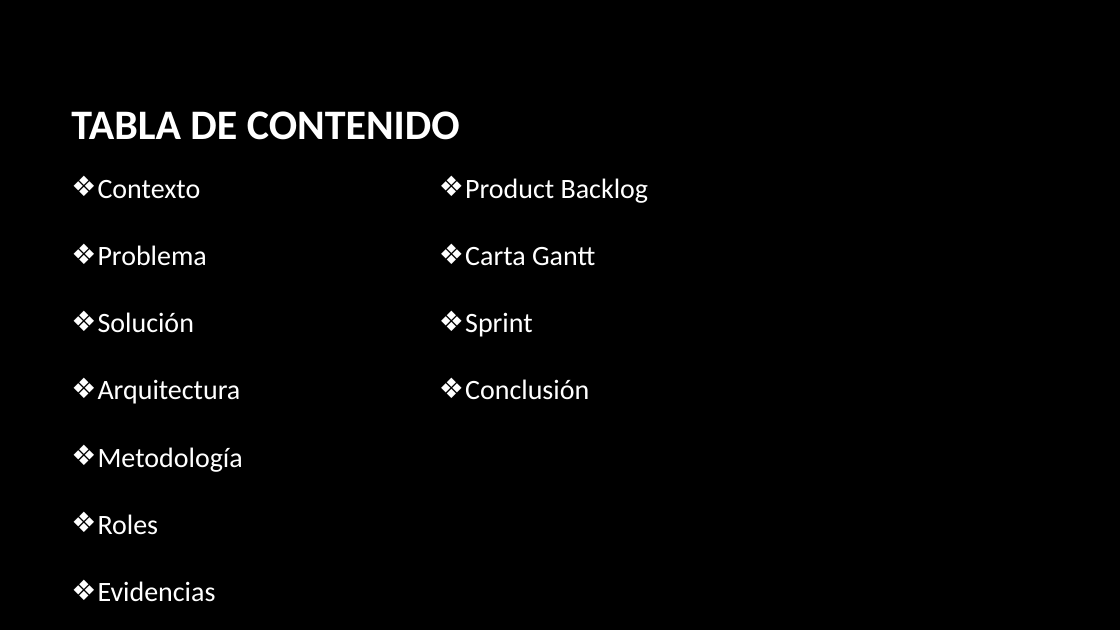
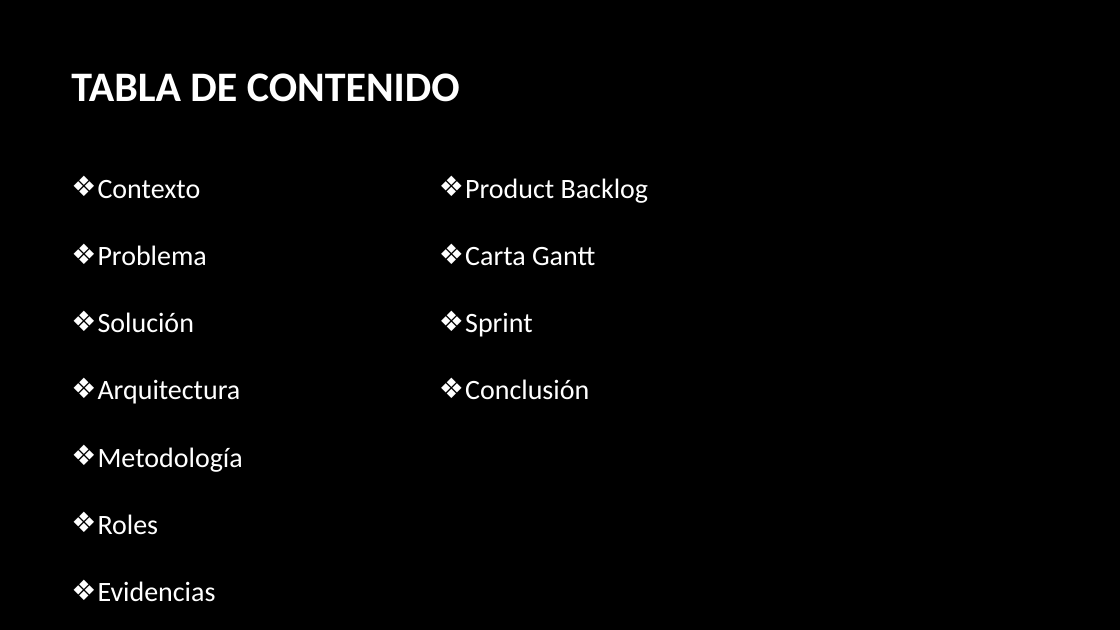
Before and after one commit to cristianvernal/NombreProyecto_Capstone24_DUOC_VM, a slide deck: slide 2 of Fase 1/Evidencias Grupales/Presentación Capstone.pptx. Drawn at 1120x630 pixels with LibreOffice and Linux fonts; fonts in the diff are those of the drawing; background and template pictures are left out. Boxes give left, top, right and bottom in pixels: in the first picture for what was removed or moved away, otherwise in the second. Text is boxed around its words. In the diff, an @@ line names an element or a change of style, - is before the commit and + after.

Commit message:
changes

```diff
--- a/Fase 1/Evidencias Grupales/Presentación Capstone.pptx
+++ b/Fase 1/Evidencias Grupales/Presentación Capstone.pptx
@@ title "TABLA DE CONTENIDO": place and size @@
-title "TABLA DE CONTENIDO" at <box>71,111,460,140</box>
+title "TABLA DE CONTENIDO" at <box>71,73,460,102</box>
```
